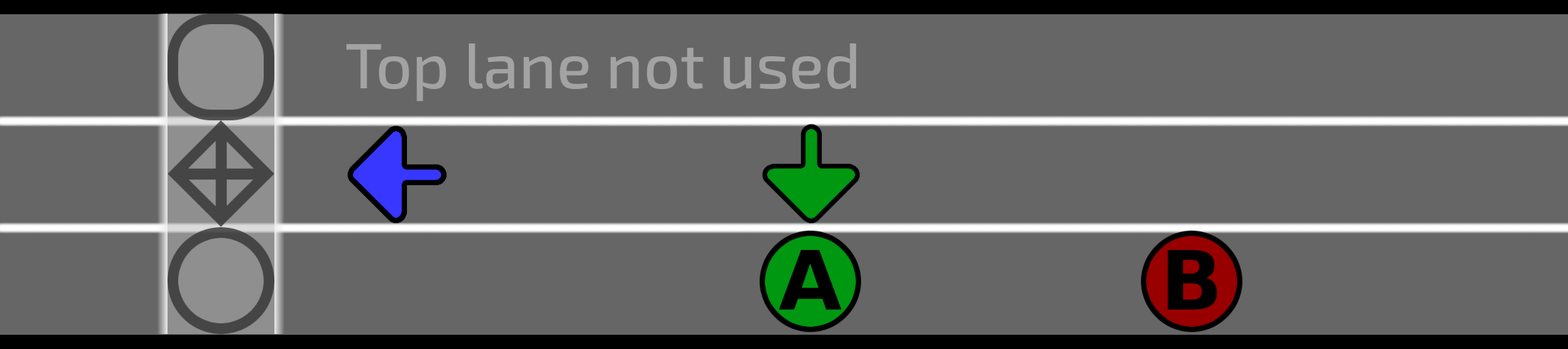
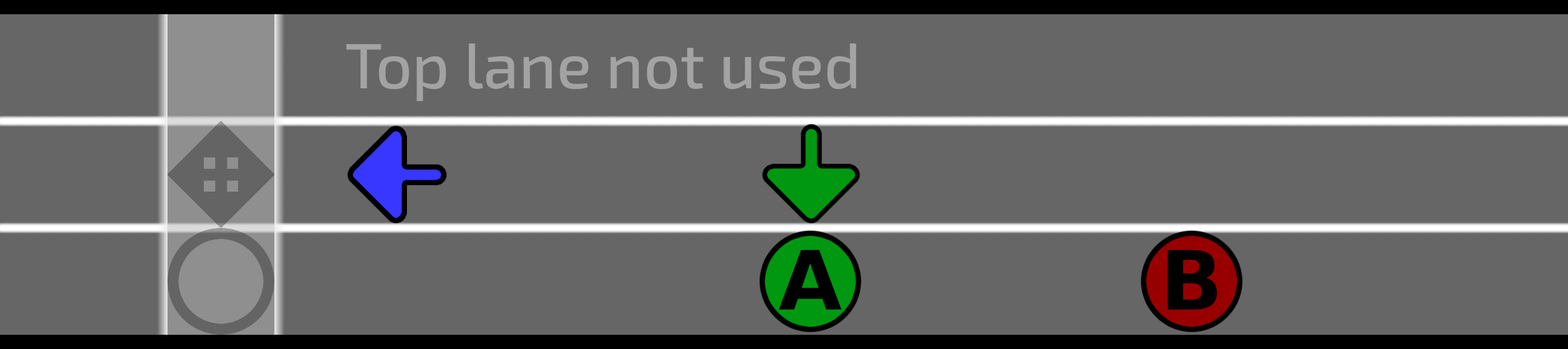
Revision of a layered (1568, 349) image; what changed, layer by layer:
removed layer "ImpactZone.png" over bbox(157, 13, 285, 335)
added layer "Impact Icons" (30%) above "Impact BG" over bbox(167, 121, 275, 335)
added layer "Impact BG" above "Impact Frame" over bbox(166, 14, 276, 335)
added layer "Impact Frame" above "NoteHighwayBG.png" over bbox(157, 14, 285, 335)
